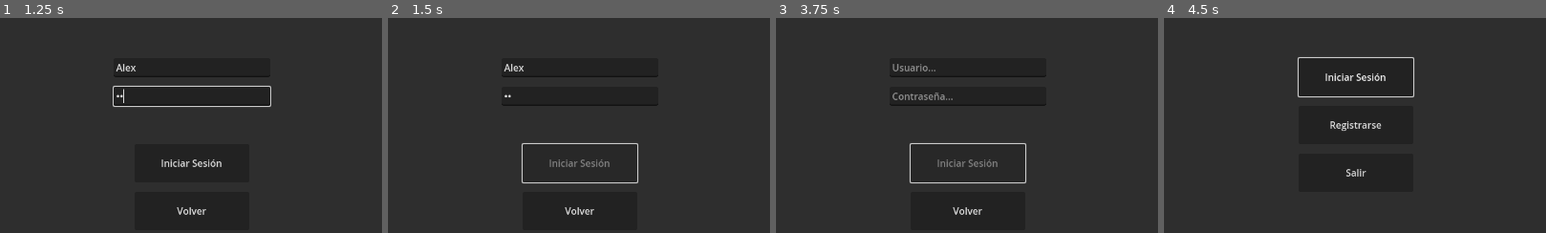
Above: before the commit, frames 1-4 (left to right).
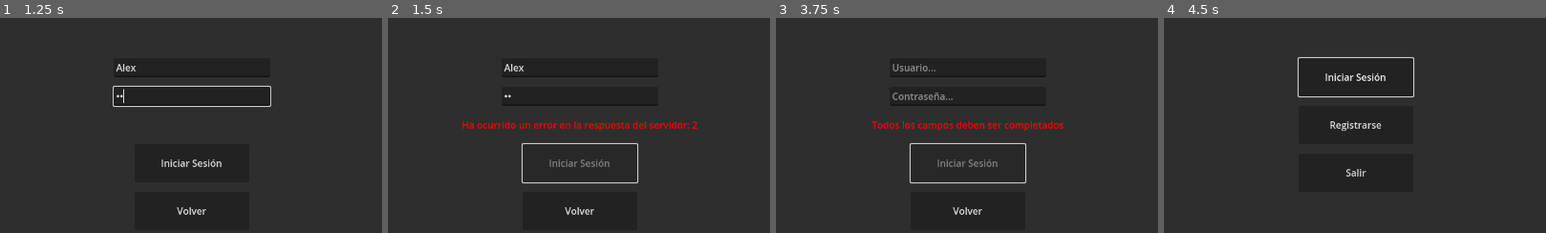
Above: after the commit, the same moments.

Repository: FaArMa/SGG-GDEng
Game: Godot game, scene res://scenes/login_screen/login_screen.tscn
The game is run twice, just before and just after one commit, with the same random seed, the same clock (stepped at 60 frames per second) and the same inputs. This scene is started directly instead of the project's main scene.
Inputs (mouse positions are % of the whole screen's width and height, from its top left):
- Up to frame 1 (1.25 s): click (50, 24) at 0.52 s; type "Alex" at 0.6 s; click (50, 31) at 0.75 s; type "12" at 0.83 s
- Up to frame 2 (1.5 s): click "Iniciar Sesión" at 1.25 s
- Up to frame 3 (3.75 s): click "Volver" at 2 s; click "Iniciar Sesión" at 2.75 s; click "Iniciar Sesión" at 3.5 s
- Up to frame 4 (4.5 s): click "Volver" at 4.25 s
The pictures show only the part of the screen within x 25-75%, y 13-63%; the shares and areas given below are measured in that part.

Frame 1 is identical in both runs. In frame 2, 1.1% of the frame differs, in the area x 19-81%, y 48-53%; in frame 3, 1.0%; in frame 4, nothing differs.
Error before the commit: Invalid call. Nonexistent function 'is_valid_usr_pwd' in base 'Node (Database)'. (res://scenes/login_screen/login_screen.gd:18)

Commit message:
Login Screen: Refactorizado para utilizar correctamente Database

Diff:
--- a/SGG/scenes/login_screen/login_screen.gd
+++ b/SGG/scenes/login_screen/login_screen.gd
@@ -8,33 +8,67 @@
 @onready var login_button = $Login
 
 
+# Se ejecuta cuando el nodo entra en el árbol de escena por primera vez
 func _ready():
+	# Agregar DB como nodo hijo de LoginScreen para luego conectar con sus señales
+	add_child(DB)
+	DB.connect("response_user_role", _on_response_user_role)
+	DB.connect("response_user_credentials", _on_response_user_credentials)
+	DB.connect("response_error", _on_response_error)
 	# Al darle el foco se puede manejar con teclado sin necesidad de hacer clic antes
 	usr.grab_focus()
 
 
+# Se ejecuta cuando se presiona el boton Login
 func _on_button_login_pressed():
 	login_button.disabled = true
-	if DB.is_valid_usr_pwd(usr.text, pwd.text):
-		print("[OK] Usuario y contraseña correctos")
-		# 1. Ahora que se que el usuario y contraseña son correctos
-		#    debería obtener el rol del usuario
-		# 2. Al tener el rol del usuario, mover a la escena que le corresponda
-		#    (como Main, Cocina, Bebida, etc.)
-		match DB.get_usr_role(usr.text):
-			"Dueño":
-				print("[OK] El rol del mismo es Dueño")
-			_:
-				print("[ERROR] El rol del mismo no pudo ser obtenido")
+	# TODO Hacer una mejor restricción de lo que se puede y no escribir
+	usr.text = usr.text.strip_edges()
+	pwd.text = pwd.text.strip_edges()
+	if (usr.text.is_empty() || pwd.text.is_empty()):
+		print("[ERROR] Todos los campos deben ser completados")
+		error_label.text = "Todos los campos deben ser completados"
+		error_label.visible = true
 	else:
-		print("[ERROR] Usuario y/o contraseña incorrectos")
-		error_label.visible = true
+		DB.is_valid_user_password(usr.text, pwd.text)
 
 
+# Se ejecuta cuando el texto de Username / Password cambia
 func _on_line_edit_text_changed(_new_text):
 	login_button.disabled = false
 	error_label.visible = false
 
 
+# Se ejecuta cuando se presiona el boton Back
 func _on_button_back_pressed():
 	get_tree().change_scene_to_file("res://scenes/initial_screen/initial_screen.tscn")
+
+
+# Se ejecuta cuando Database envia su señal de response_user_role
+# TODO Agregar todos los roles que hagan falta
+func _on_response_user_role(user_role):
+	match user_role:
+		"0":
+			print("[OK] El rol del mismo es Dueño")
+		"1":
+			print("[OK] El rol del mismo es Gerente")
+		_:
+			print("[ERROR] El rol del mismo no pudo ser obtenido")
+
+
+# Se ejecuta cuando Database envia su señal de response_user_credentials
+func _on_response_user_credentials(are_valid_user_credentials):
+	if (are_valid_user_credentials.is_empty()):
+		print("[ERROR] Usuario y/o contraseña incorrectos")
+		error_label.text = "Usuario y/o contraseña incorrectos"
+		error_label.visible = true
+	else:
+		print("[OK] Usuario y contraseña correctos")
+		DB.get_user_role(usr.text)
+		get_tree().change_scene_to_file("res://scenes/ui/ui.tscn")
+
+
+# Se ejecuta cuando Database envia su señal de response_error
+func _on_response_error(error_msg):
+	error_label.text = error_msg
+	error_label.visible = true
